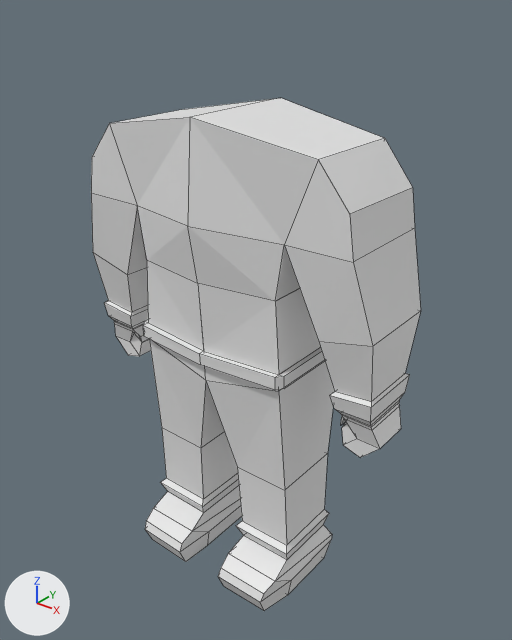
What one commit did to the Blender file space_man.blend.
Camera for both pictures: a 50 mm lens placed at (3.1, -3.75, 2.15), pointed at (0.08, 0.03, -0.2). Every picture has the same lights, and +X, +Y and +Z are marked at lower left. Mesh edges are drawn as thin lines.
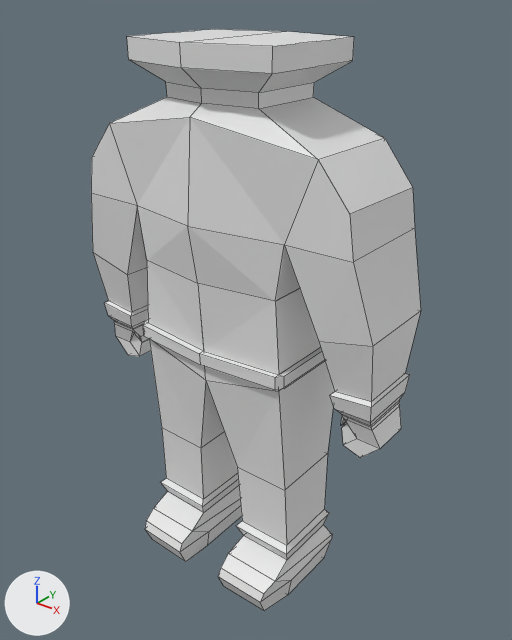
Boxes (x1, y1, x2, y2) around the edits, measured in the pictures (512 x 640 px):
'Cube', reshaped (13% taller)
    before: (91, 98, 421, 611)
    after: (91, 29, 421, 611)
part 1 of me_cube, built on
    before: (114, 98, 384, 160)
    after: (111, 29, 384, 160)

What changed in the scene script:
```text
Change me_cube:
    where me_cube.from_pydata(...)  # 128 vertices, 118 faces, 2 loose edges; spans x 0.0..1.32, y -0.62..0.43, z -2.37..1.37
    used by ob_cube; location = (0.0, 0.0, 0.0)
    verts and faces of me_cube; kept vertices keep their numbers, new ones are numbered from 128
    before: 0 (0.88, 0.34, 1.22) at pixel (384, 138), 2 (0.88, -0.41, 1.22) at pixel (318, 159), 4 (0.0, 0.41, 1.37) at pixel (280, 97), 6 (0.0, -0.52, 1.37) at pixel (189, 117)
    me_cube part 1
    add delete_faces([(0, 4, 6, 2)])
    add verts[128] = (0.59, -0.46, 1.66)  # pixel (272, 73)
    add verts[129] = (0.0, -0.57, 1.66)  # pixel (181, 67)
    add verts[130] = (0.59, 0.39, 1.66)  # pixel (352, 60)
    add for new, old in zip([131, 132, 133], [128, 129, 130]): verts[new] = verts[old] + (0.0, 0.0, 0.14)
    add verts[134] = (0.38, -0.32, 1.43)  # pixel (258, 108)
    add verts[135] = (0.0, -0.41, 1.44)  # pixel (201, 103)
    add verts[136] = (0.38, 0.25, 1.43)  # pixel (313, 97)
    add verts[137] = (0.0, 0.3, 1.44)
    add verts[138] = (0.39, -0.33, 1.53)  # pixel (258, 92)
    add verts[139] = (0.0, -0.41, 1.53)  # pixel (201, 88)
    add verts[140] = (0.39, 0.25, 1.53)  # pixel (314, 82)
    add verts[141] = (0.0, 0.3, 1.53)
    add verts[142] = (0.0, 0.47, 1.66)
    add verts[143] = (0.0, 0.46, 1.81)  # pixel (286, 31)
    add verts[144] = (0.59, -0.03, 1.8)  # pixel (316, 41)
    add verts[145] = (0.59, -0.03, 1.66)  # pixel (315, 66)
    add verts[146] = (0.59, -0.25, 1.8)  # pixel (295, 43)
    add verts[147] = (0.59, 0.18, 1.8)  # pixel (335, 39)
    add faces += [(0, 136, 134, 2), (136, 137, 141, 140), (0, 4, 137, 136), (2, 134, 135, 6), (128, 129, 139, 138), (134, 136, 140, 138)]
    add faces += [(134, 138, 139, 135), (130, 142, 143, 133), (130, 140, 141, 142), (128, 138, 140, 130, 145), (131, 146, 144, 147, 133, 143, 132), (128, 145, 130, 133, 147, 144, 146, 131)]
    add faces += [(128, 131, 132, 129)]
```
